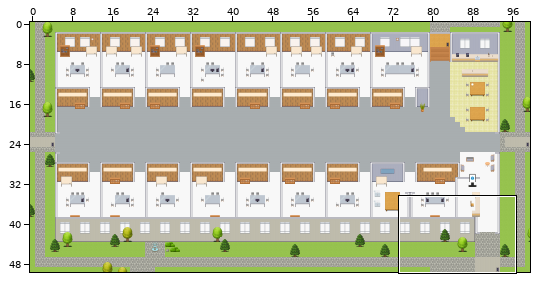
Tiled map (JSON), stored at maps/Enterprise-Data-Analytics-Platform.tmj. Above: a wide view before the commit, with the close-up outlined.
Close-up. Old version:
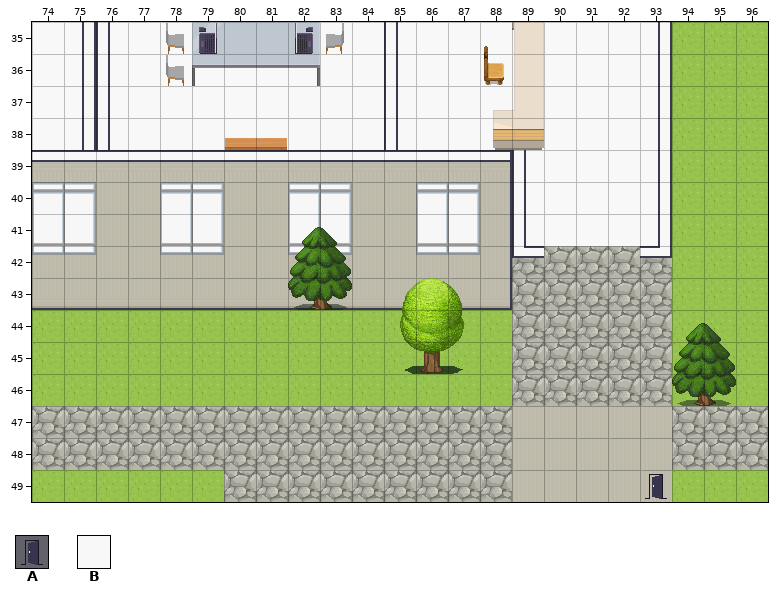
Cells are 32x32 px. Shown: x 74..96, y 35..49.
Key: from "User_Zones": A 65; from "room2": B 66.
_ is an empty cell, # one hidden under a higher layer.
Layers that did not change in this view are not listed.
Layer "floors" before, first column x 74:
35 BBBBB####BBBBBBBBBBB___
36 BBBBBBBBBBBBBBBBBBBB___
37 BBBBBBBBBBBBBBBBBBBB___
38 BBBBBBBBBBBBBBBBBBBB___
39 _______________BBBBB___
40 _______________BBBBB___
41 _______________BBBBB___
42 _______________________
43 _______________________
44 _______________________
45 _______________________
46 _______________________
47 _______________________
48 _______________________
49 _______________________
After:
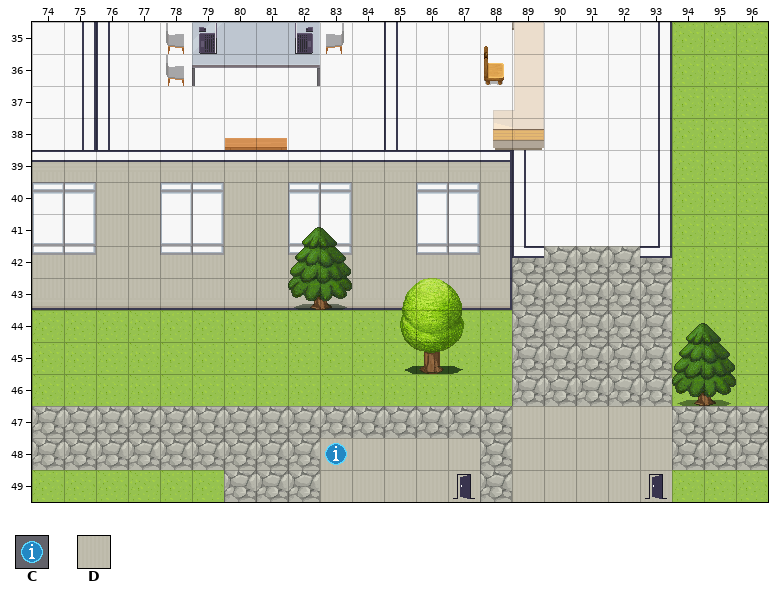
Further tiles: from "User_Zones": C 104; from "room2": D 328.
The edit:
Changed rows in their new state; . is an unchanged cell.
Layer "floors":
first column x 83:
48 DDDDD
49 DDDDD
Layer "zones":
first column x 83:
48 C....
49 ....A
